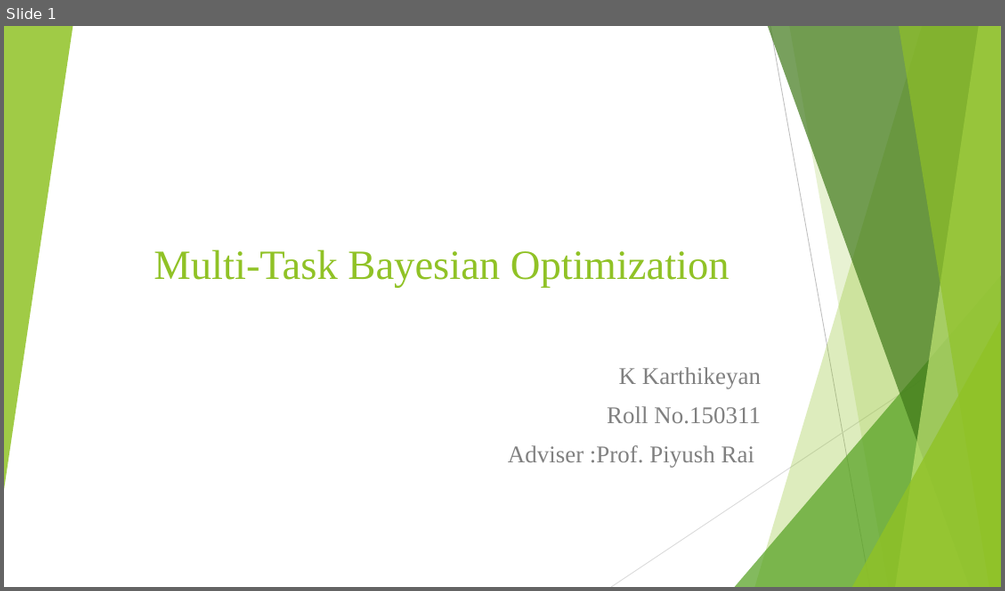
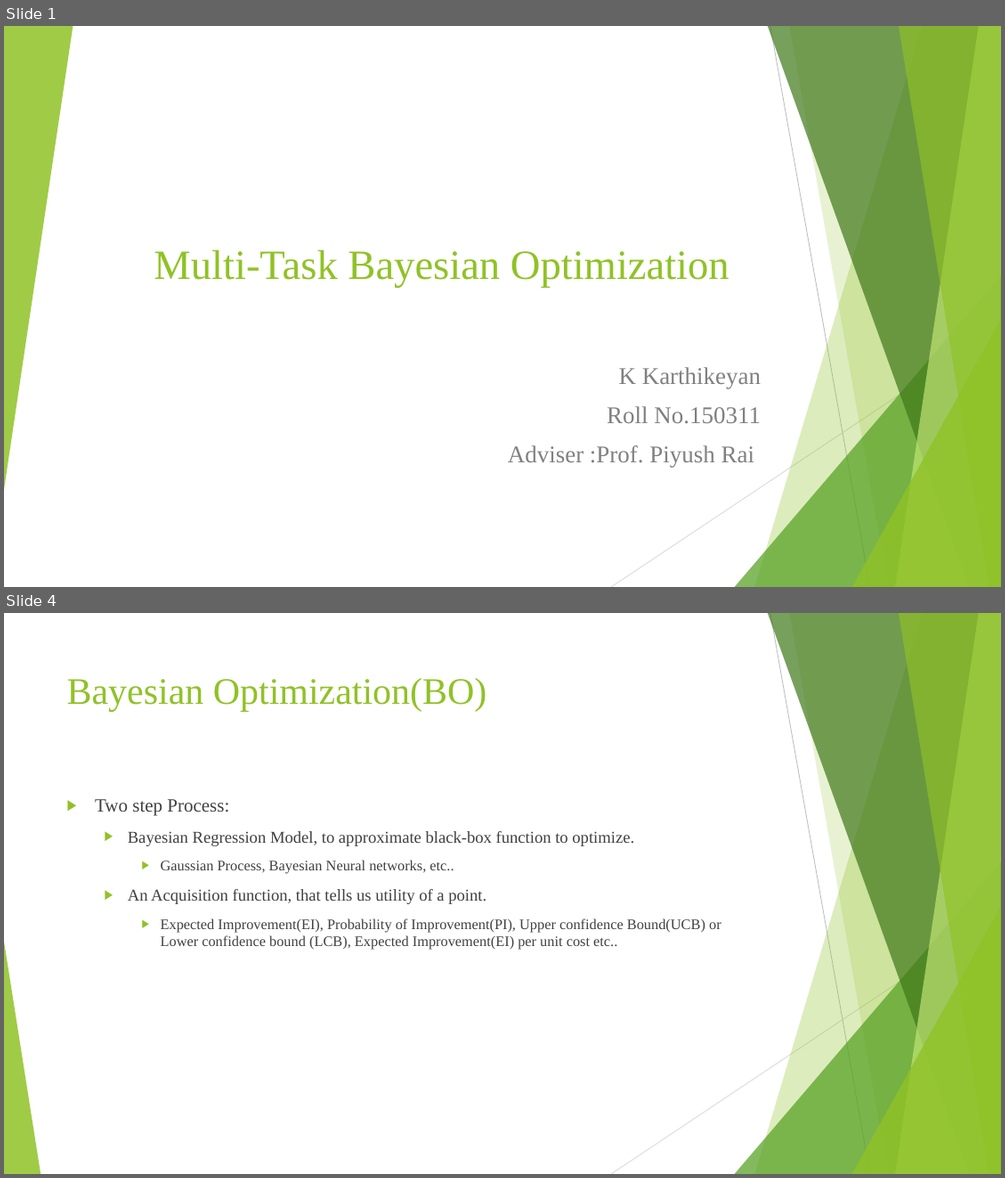
Before and after one commit to keyank/UGP, a slide deck: Presentation.pptx. Shown one above the other, each under a label of ours: slide 1 before the commit, slides 1 and 4 after it; the slides between them are not shown. The pictures are 1005x591 and 1005x1178 pixels, drawn with LibreOffice and Linux fonts; fonts in the diff are those of the drawing. Boxes give left, top, right and bottom in pixels: in the first picture for what was removed or moved away, otherwise in the second. Text is boxed around its words. In the diff, an @@ line names an element or a change of style, - is before the commit and + after.

```diff
--- a/Presentation.pptx
+++ b/Presentation.pptx
@@ slide 4 added at (x1=4, y1=613, x2=1001, y2=1174), background #FFFFFF; not listed: 9 template elements that a slide beside it also shows @@
@@ title added at (x1=67, y1=678, x2=487, y2=711), 36 pt, text #90C226 @@
+Bayesian Optimization(BO)
@@ text added at (x1=95, y1=799, x2=721, y2=949), 14 pt, text #404040 @@
+▶ Two step Process:
+  ▶ Bayesian Regression Model, to approximate black-box function to optimize.
+    ▶ Gaussian Process, Bayesian Neural networks, etc..
+  ▶ An Acquisition function, that tells us utility of a point.
+    ▶ Expected Improvement(EI), Probability of Improvement(PI), Upper confidence Bound(UCB) or Lower confidence bound (LCB), Expected Improvement(EI) per unit cost etc..
@@ triangle added at (x1=4, y1=941, x2=40, y2=1174), fill #90C226 at 85% opacity @@
```
Also in this commit, not shown: 16 other slides added.
